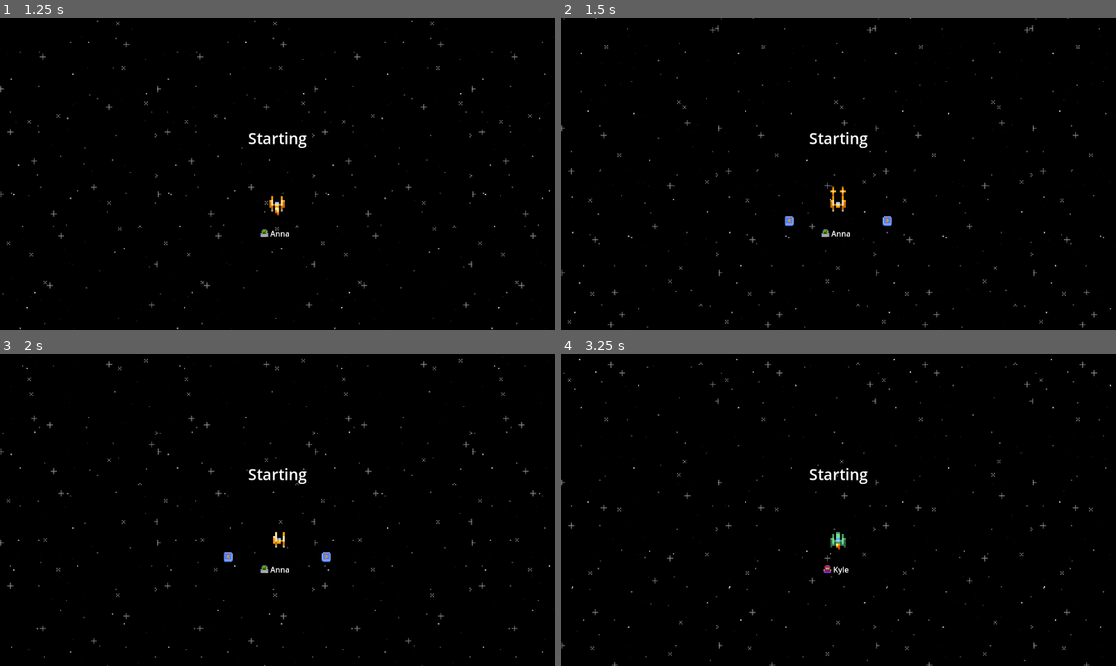
Above: before the commit, frames 1-4 (two rows, left to right).
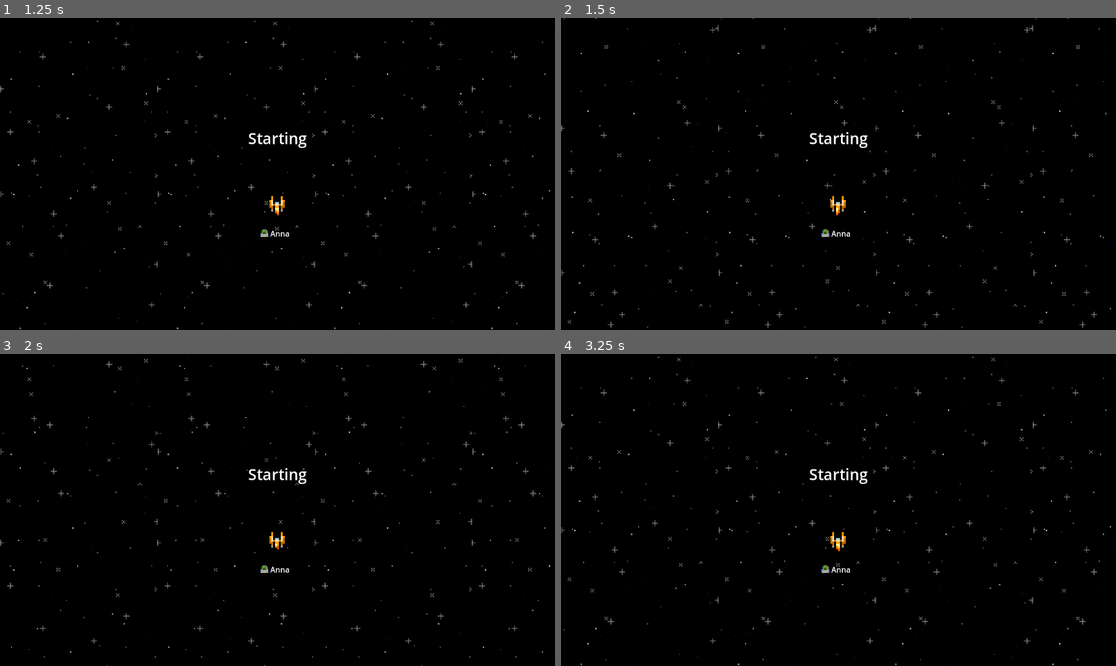
Above: after the commit, the same moments.

Repository: Corporate-Pigs/pixel-shooter-godot
Game: Godot game, scene res://screens/main_menu_screen.tscn
The game is run twice, just before and just after one commit, with the same random seed, the same clock (stepped at 60 frames per second) and the same inputs.
Inputs:
- Up to frame 1 (1.25 s): tap Enter (start) at 0.5 s; hold D (right) from 0.53 s (still down); tap O (action) at 0.6 s
- Up to frame 2 (1.5 s): release D (right) at 1.28 s; hold P (back) from 1.28 s (still down); tap C (insert-coin) at 1.35 s
- Up to frame 3 (2 s): keep holding P (back)
- Up to frame 4 (3.25 s): release P (back) at 2.03 s; hold D (right) 2.03-2.78 s; tap Enter (start) at 2.1 s; hold W (up) from 2.78 s (still down); tap O (action) at 2.85 s

Frame 1 is identical in both runs. In frame 2, 0.2% of the frame differs, in the area x 40-60%, y 53-67%; in frame 3, 0.2%; in frame 4, 2.1%, in the area x 0-100%, y 0-100%.

Commit message:
Add simple paralax background scene

Diff:
--- a/screens/1_player_char_selection_screen.gd
+++ b/screens/1_player_char_selection_screen.gd
@@ -6,7 +6,7 @@
 @onready var paralax_scene: ParalaxBackground = $ParalaxScene
 @onready var title_label: Label = $MarginContainer/VSplitContainer/TitleLabel
 
-func _on_char_selection_subscreen_on_char_selected(selected_char_id: int) -> void:
+func _on_char_selection_subscreen_on_char_selected(_selected_char_id: int) -> void:
 	title_label.text = "Starting"
 	paralax_scene.set_paralax_speed_factor(2)
 	get_tree().change_scene_to_packed(next_scene)
--- a/screens/char_selection_subscreen.gd
+++ b/screens/char_selection_subscreen.gd
@@ -12,6 +12,8 @@
 @onready var projectiles: Node2D = $HBoxContainer/VBoxContainer/CenterContainer/Node2D/Projectiles
 @onready var left_selector_sprite_2d: Sprite2D = $HBoxContainer/LeftSelector/LeftSelectorSprite2D
 @onready var right_selector_sprite_2d: Sprite2D = $HBoxContainer/RightSelector/RightSelectorSprite2D
+
+@export var allow_desselect: bool = false
 
 var _is_selected: bool = false
 var _k_animation_name: String = "selection"
@@ -81,7 +83,7 @@
 func _select_character() -> void:
 	_start_animation(flame_animation_player, _k_flame_animation_name)
 	_stop_animation(animation_player)
-	emit_signal("on_char_selected", _selected_character)
+	emit_signal(on_char_selected.get_name(), _selected_character)
 	projectiles.visible = false
 	flame_sprite_2d.visible = true
 	_is_selected = true
@@ -89,9 +91,11 @@
 	right_selector_sprite_2d.modulate.a = 0
 
 func _deselect_character() -> void:
+	if not allow_desselect:
+		return
 	_stop_animation(flame_animation_player)
 	_start_animation(animation_player, _k_animation_name)
-	emit_signal("on_char_unselected")
+	emit_signal(on_char_unselected.get_name())
 	projectiles.visible = true
 	flame_sprite_2d.visible = false
 	_is_selected = false
--- a/screens/paralax_background_scene.tscn
+++ b/screens/paralax_background_scene.tscn
@@ -103,11 +103,9 @@
 [node name="LayerA" type="Node2D" parent="Node2D"]
 
 [node name="Node2D" type="Node2D" parent="Node2D/LayerA"]
-scale = Vector2(1, 1)
 
 [node name="Sprite2D2" type="Sprite2D" parent="Node2D/LayerA/Node2D"]
 texture_filter = 1
-scale = Vector2(1, 1)
 texture = ExtResource("1_voawy")
 centered = false
 hframes = 3
@@ -116,7 +114,6 @@
 [node name="Sprite2D3" type="Sprite2D" parent="Node2D/LayerA/Node2D"]
 texture_filter = 1
 position = Vector2(0, 256)
-scale = Vector2(1, 1)
 texture = ExtResource("1_voawy")
 centered = false
 hframes = 3
@@ -124,11 +121,9 @@
 
 [node name="Node2D2" type="Node2D" parent="Node2D/LayerA"]
 position = Vector2(128, 0)
-scale = Vector2(1, 1)
 
 [node name="Sprite2D4" type="Sprite2D" parent="Node2D/LayerA/Node2D2"]
 texture_filter = 1
-scale = Vector2(1, 1)
 texture = ExtResource("1_voawy")
 centered = false
 hframes = 3
@@ -137,7 +132,6 @@
 [node name="Sprite2D5" type="Sprite2D" parent="Node2D/LayerA/Node2D2"]
 texture_filter = 1
 position = Vector2(0, 256)
-scale = Vector2(1, 1)
 texture = ExtResource("1_voawy")
 centered = false
 hframes = 3
@@ -148,7 +142,6 @@
 
 [node name="Sprite2D8" type="Sprite2D" parent="Node2D/LayerA/Node2D3"]
 texture_filter = 1
-scale = Vector2(1, 1)
 texture = ExtResource("1_voawy")
 centered = false
 hframes = 3
@@ -157,7 +150,6 @@
 [node name="Sprite2D9" type="Sprite2D" parent="Node2D/LayerA/Node2D3"]
 texture_filter = 1
 position = Vector2(0, 256)
-scale = Vector2(1, 1)
 texture = ExtResource("1_voawy")
 centered = false
 hframes = 3
@@ -168,7 +160,6 @@
 
 [node name="Sprite2D6" type="Sprite2D" parent="Node2D/LayerA/Node2D4"]
 texture_filter = 1
-scale = Vector2(1, 1)
 texture = ExtResource("1_voawy")
 centered = false
 hframes = 3
@@ -177,7 +168,6 @@
 [node name="Sprite2D7" type="Sprite2D" parent="Node2D/LayerA/Node2D4"]
 texture_filter = 1
 position = Vector2(0, 256)
-scale = Vector2(1, 1)
 texture = ExtResource("1_voawy")
 centered = false
 hframes = 3
@@ -189,7 +179,6 @@
 
 [node name="Sprite2D2" type="Sprite2D" parent="Node2D/LayerB/Node2D"]
 texture_filter = 1
-scale = Vector2(1, 1)
 texture = ExtResource("1_voawy")
 centered = false
 hframes = 3
@@ -199,7 +188,6 @@
 [node name="Sprite2D3" type="Sprite2D" parent="Node2D/LayerB/Node2D"]
 texture_filter = 1
 position = Vector2(0, 256)
-scale = Vector2(1, 1)
 texture = ExtResource("1_voawy")
 centered = false
 hframes = 3
@@ -209,7 +197,6 @@
 [node name="Sprite2D4" type="Sprite2D" parent="Node2D/LayerB/Node2D"]
 texture_filter = 1
 position = Vector2(0, 512)
-scale = Vector2(1, 1)
 texture = ExtResource("1_voawy")
 centered = false
 hframes = 3
@@ -221,7 +208,6 @@
 
 [node name="Sprite2D2" type="Sprite2D" parent="Node2D/LayerB/Node2D2"]
 texture_filter = 1
-scale = Vector2(1, 1)
 texture = ExtResource("1_voawy")
 centered = false
 hframes = 3
@@ -231,7 +217,6 @@
 [node name="Sprite2D3" type="Sprite2D" parent="Node2D/LayerB/Node2D2"]
 texture_filter = 1
 position = Vector2(0, 256)
-scale = Vector2(1, 1)
 texture = ExtResource("1_voawy")
 centered = false
 hframes = 3
@@ -241,7 +226,6 @@
 [node name="Sprite2D4" type="Sprite2D" parent="Node2D/LayerB/Node2D2"]
 texture_filter = 1
 position = Vector2(0, 512)
-scale = Vector2(1, 1)
 texture = ExtResource("1_voawy")
 centered = false
 hframes = 3
@@ -253,7 +237,6 @@
 
 [node name="Sprite2D2" type="Sprite2D" parent="Node2D/LayerB/Node2D3"]
 texture_filter = 1
-scale = Vector2(1, 1)
 texture = ExtResource("1_voawy")
 centered = false
 hframes = 3
@@ -263,7 +246,6 @@
 [node name="Sprite2D3" type="Sprite2D" parent="Node2D/LayerB/Node2D3"]
 texture_filter = 1
 position = Vector2(0, 256)
-scale = Vector2(1, 1)
 texture = ExtResource("1_voawy")
 centered = false
 hframes = 3
@@ -273,7 +255,6 @@
 [node name="Sprite2D4" type="Sprite2D" parent="Node2D/LayerB/Node2D3"]
 texture_filter = 1
 position = Vector2(0, 512)
-scale = Vector2(1, 1)
 texture = ExtResource("1_voawy")
 centered = false
 hframes = 3
@@ -285,7 +266,6 @@
 
 [node name="Sprite2D2" type="Sprite2D" parent="Node2D/LayerB/Node2D4"]
 texture_filter = 1
-scale = Vector2(1, 1)
 texture = ExtResource("1_voawy")
 centered = false
 hframes = 3
@@ -295,7 +275,6 @@
 [node name="Sprite2D3" type="Sprite2D" parent="Node2D/LayerB/Node2D4"]
 texture_filter = 1
 position = Vector2(0, 256)
-scale = Vector2(1, 1)
 texture = ExtResource("1_voawy")
 centered = false
 hframes = 3
@@ -305,7 +284,6 @@
 [node name="Sprite2D4" type="Sprite2D" parent="Node2D/LayerB/Node2D4"]
 texture_filter = 1
 position = Vector2(0, 512)
-scale = Vector2(1, 1)
 texture = ExtResource("1_voawy")
 centered = false
 hframes = 3
@@ -318,7 +296,6 @@
 
 [node name="Sprite2D2" type="Sprite2D" parent="Node2D/LayerC/Node2D"]
 texture_filter = 1
-scale = Vector2(1, 1)
 texture = ExtResource("1_voawy")
 centered = false
 hframes = 3
@@ -328,7 +305,6 @@
 [node name="Sprite2D3" type="Sprite2D" parent="Node2D/LayerC/Node2D"]
 texture_filter = 1
 position = Vector2(0, 256)
-scale = Vector2(1, 1)
 texture = ExtResource("1_voawy")
 centered = false
 hframes = 3
@@ -338,7 +314,6 @@
 [node name="Sprite2D4" type="Sprite2D" parent="Node2D/LayerC/Node2D"]
 texture_filter = 1
 position = Vector2(0, 512)
-scale = Vector2(1, 1)
 texture = ExtResource("1_voawy")
 centered = false
 hframes = 3
@@ -348,7 +323,6 @@
 [node name="Sprite2D5" type="Sprite2D" parent="Node2D/LayerC/Node2D"]
 texture_filter = 1
 position = Vector2(0, 768)
-scale = Vector2(1, 1)
 texture = ExtResource("1_voawy")
 centered = false
 hframes = 3
@@ -360,7 +334,6 @@
 
 [node name="Sprite2D2" type="Sprite2D" parent="Node2D/LayerC/Node2D2"]
 texture_filter = 1
-scale = Vector2(1, 1)
 texture = ExtResource("1_voawy")
 centered = false
 hframes = 3
@@ -370,7 +343,6 @@
 [node name="Sprite2D3" type="Sprite2D" parent="Node2D/LayerC/Node2D2"]
 texture_filter = 1
 position = Vector2(0, 256)
-scale = Vector2(1, 1)
 texture = ExtResource("1_voawy")
 centered = false
 hframes = 3
@@ -380,7 +352,6 @@
 [node name="Sprite2D4" type="Sprite2D" parent="Node2D/LayerC/Node2D2"]
 texture_filter = 1
 position = Vector2(0, 512)
-scale = Vector2(1, 1)
 texture = ExtResource("1_voawy")
 centered = false
 hframes = 3
@@ -390,7 +361,6 @@
 [node name="Sprite2D5" type="Sprite2D" parent="Node2D/LayerC/Node2D2"]
 texture_filter = 1
 position = Vector2(0, 768)
-scale = Vector2(1, 1)
 texture = ExtResource("1_voawy")
 centered = false
 hframes = 3
@@ -402,7 +372,6 @@
 
 [node name="Sprite2D2" type="Sprite2D" parent="Node2D/LayerC/Node2D3"]
 texture_filter = 1
-scale = Vector2(1, 1)
 texture = ExtResource("1_voawy")
 centered = false
 hframes = 3
@@ -412,7 +381,6 @@
 [node name="Sprite2D3" type="Sprite2D" parent="Node2D/LayerC/Node2D3"]
 texture_filter = 1
 position = Vector2(0, 256)
-scale = Vector2(1, 1)
 texture = ExtResource("1_voawy")
 centered = false
 hframes = 3
@@ -422,7 +390,6 @@
 [node name="Sprite2D4" type="Sprite2D" parent="Node2D/LayerC/Node2D3"]
 texture_filter = 1
 position = Vector2(0, 512)
-scale = Vector2(1, 1)
 texture = ExtResource("1_voawy")
 centered = false
 hframes = 3
@@ -432,7 +399,6 @@
 [node name="Sprite2D5" type="Sprite2D" parent="Node2D/LayerC/Node2D3"]
 texture_filter = 1
 position = Vector2(0, 768)
-scale = Vector2(1, 1)
 texture = ExtResource("1_voawy")
 centered = false
 hframes = 3
@@ -444,7 +410,6 @@
 
 [node name="Sprite2D2" type="Sprite2D" parent="Node2D/LayerC/Node2D4"]
 texture_filter = 1
-scale = Vector2(1, 1)
 texture = ExtResource("1_voawy")
 centered = false
 hframes = 3
@@ -454,7 +419,6 @@
 [node name="Sprite2D3" type="Sprite2D" parent="Node2D/LayerC/Node2D4"]
 texture_filter = 1
 position = Vector2(0, 256)
-scale = Vector2(1, 1)
 texture = ExtResource("1_voawy")
 centered = false
 hframes = 3
@@ -464,7 +428,6 @@
 [node name="Sprite2D4" type="Sprite2D" parent="Node2D/LayerC/Node2D4"]
 texture_filter = 1
 position = Vector2(0, 512)
-scale = Vector2(1, 1)
 texture = ExtResource("1_voawy")
 centered = false
 hframes = 3
@@ -474,9 +437,8 @@
 [node name="Sprite2D5" type="Sprite2D" parent="Node2D/LayerC/Node2D4"]
 texture_filter = 1
 position = Vector2(0, 768)
-scale = Vector2(1, 1)
-texture = ExtResource("1_voawy")
-centered = false
-hframes = 3
-vframes = 2
-frame = 5
+texture = ExtResource("1_voawy")
+centered = false
+hframes = 3
+vframes = 2
+frame = 5
